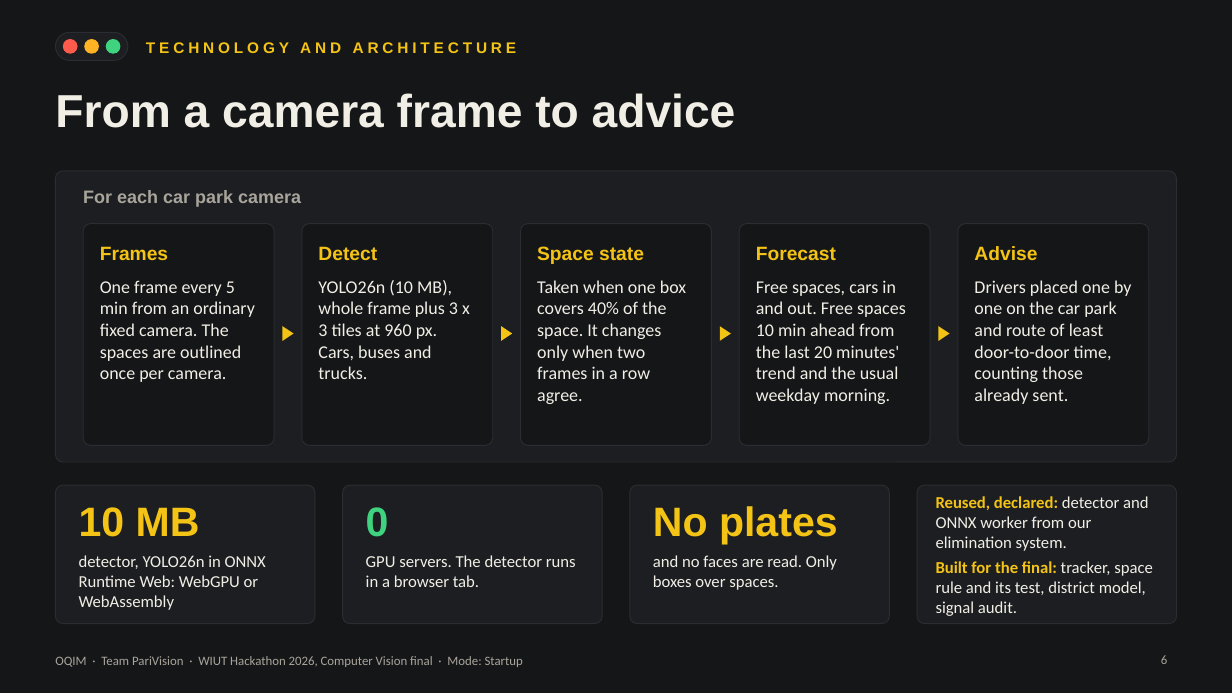
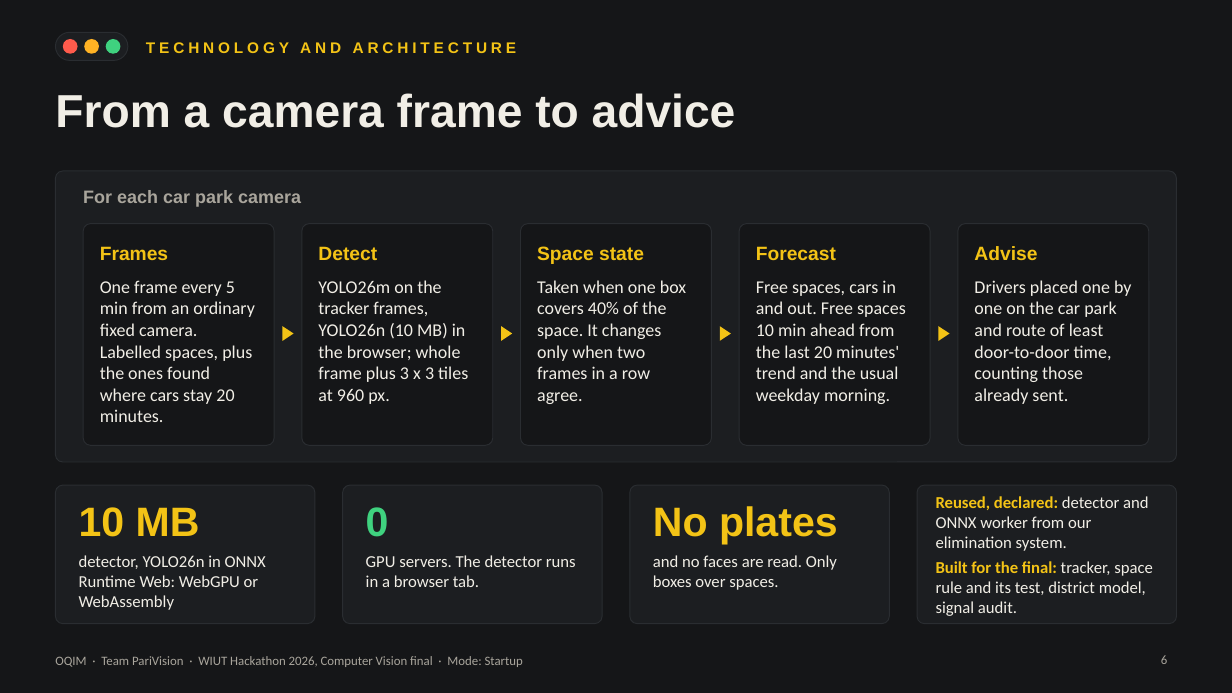
Before and after one commit to baytoooo/oqim, a slide deck: slide 6 of deck/OQIM_defence.pptx. Drawn at 1232x693 pixels with LibreOffice and Linux fonts; fonts in the diff are those of the drawing. Boxes give left, top, right and bottom in pixels: in the first picture for what was removed or moved away, otherwise in the second. Text is boxed around its words. In the diff, an @@ line names an element or a change of style, - is before the commit and + after.

```diff
--- a/deck/OQIM_defence.pptx
+++ b/deck/OQIM_defence.pptx
@@ text at [100, 280, 255, 422]: text changed @@
-One frame every 5 min from an ordinary fixed camera. The spaces are outlined once per camera.
+One frame every 5 min from an ordinary fixed camera. Labelled spaces, plus the ones found where cars stay 20 minutes.
@@ text at [318, 280, 468, 404]: text changed @@
-YOLO26n (10 MB), whole frame plus 3 x 3 tiles at 960 px. Cars, buses and trucks.
+YOLO26m on the tracker frames, YOLO26n (10 MB) in the browser; whole frame plus 3 x 3 tiles at 960 px.
```
Also in this commit, not shown: 2 other slides changed, 43 other files.
